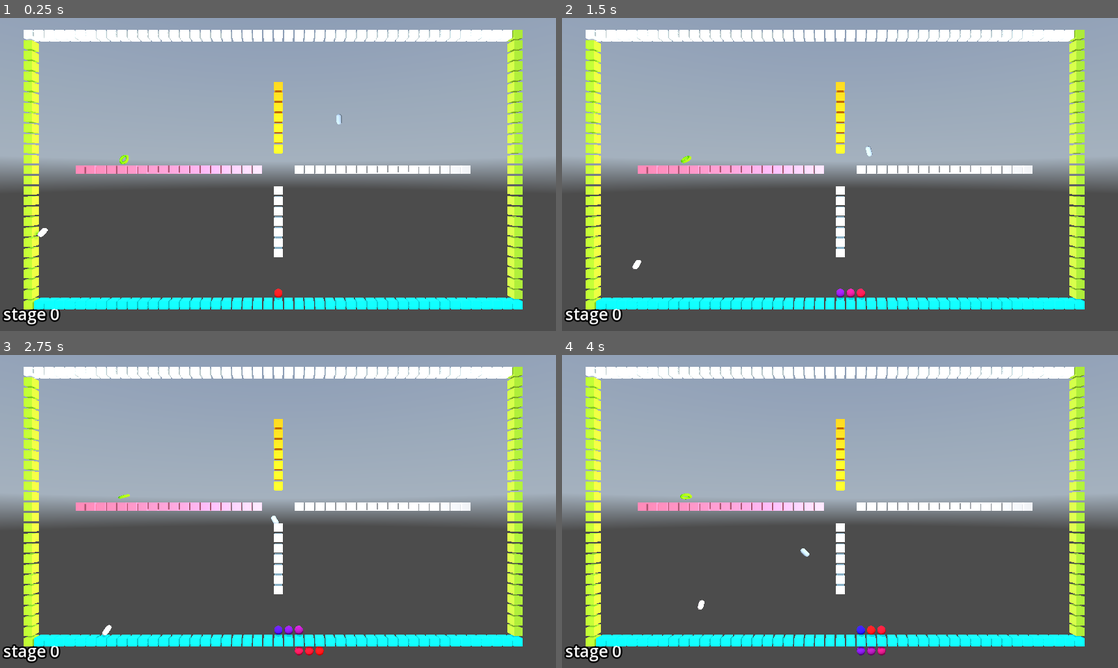
Above: before the commit, frames 1-4 (two rows, left to right).
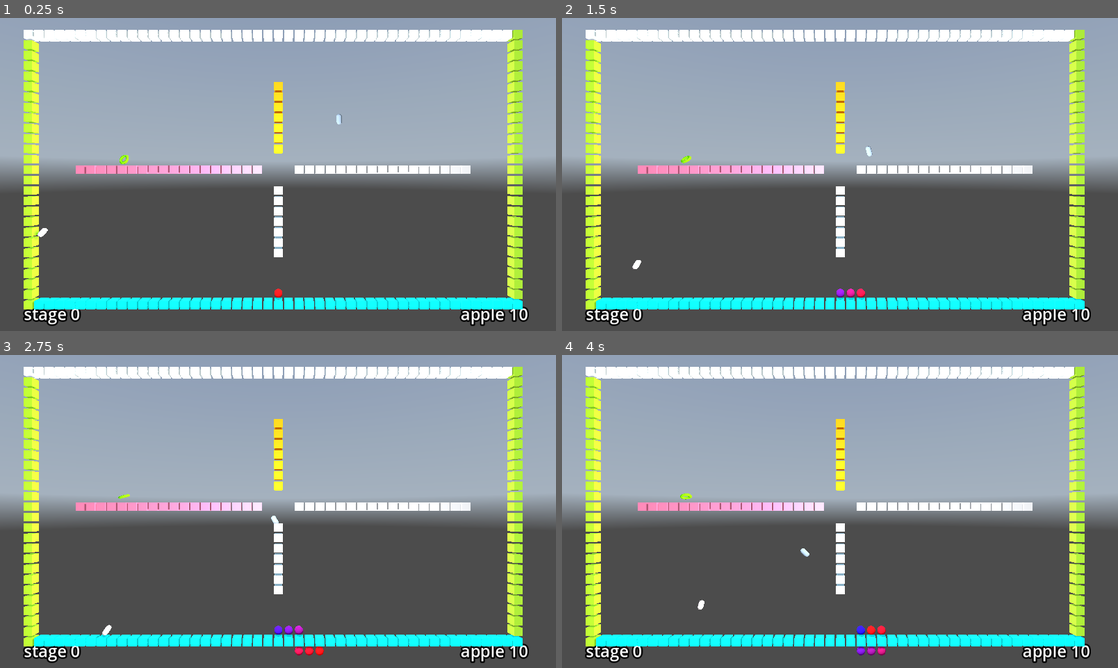
Above: after the commit, the same moments.

Repository: kasworld/gd4snakebyte3d
Game: Godot game, scene res://main.tscn
Same seed, same stepped clock (60 frames per second), same inputs: the game is played once before the commit and once after it. A sky picture missing from this copy of the repository is replaced by a grey-blue gradient.
Inputs (mouse positions are in pixels of both pictures, inside the frame that each line leads up to):
- Up to frame 1 (0.25 s): no input
- Up to frame 2 (1.5 s): tap Enter at 0.5 s; move the mouse to (962, 158) at 0.52 s; hold Right 0.53-1.28 s; click (962, 158) at 0.67 s; move the mouse to (728, 190) at 1.27 s; hold Down from 1.28 s (still down)
- Up to frame 3 (2.75 s): move the mouse to (333, 442) at 2.02 s; release Down at 2.03 s; hold Right from 2.03 s (still down)
- Up to frame 4 (4 s): move the mouse to (812, 574) at 2.77 s; release Right at 2.78 s; hold Up 2.78-3.53 s; click (812, 574) at 2.92 s; move the mouse to (1006, 558) at 3.52 s; hold Left from 3.53 s (still down)

The runs differ from the first frame. In frame 1, 0.9% of the frame differs, in the area x 0-96%, y 92-99%; in frame 2, 0.9%; in frame 3, 0.9%; in frame 4, 0.9%.

Commit message:
add label3d

Diff:
--- a/stage.gd
+++ b/stage.gd
@@ -10,7 +10,10 @@
 
 func init(n :int) -> Stage:
 	number = n
-	$Label3D.text = "stage %d" % number
+	$StageNumber.text = "stage %d" % number
+	$AppleNumber.text = "apple %d" % Settings.AppleCountPerStage
+	$StageNumber.position.x = 2
+	$AppleNumber.position.x = Settings.FieldWidth - 3
 	$Timer.wait_time = Settings.FrameTime
 	field = PlacedThings.new(Settings.FieldSize)
 	$Walls.init(field, Settings.Stage1Walls)
--- a/stage.tscn
+++ b/stage.tscn
@@ -13,9 +13,12 @@
 wait_time = 0.2
 autostart = true
 
-[node name="Label3D" type="Label3D" parent="."]
+[node name="StageNumber" type="Label3D" parent="."]
 pixel_size = 0.05
 
 [node name="Snake" parent="." instance=ExtResource("3_rnkuw")]
 
+[node name="AppleNumber" type="Label3D" parent="."]
+pixel_size = 0.05
+
 [connection signal="timeout" from="Timer" to="." method="_on_timer_timeout"]
